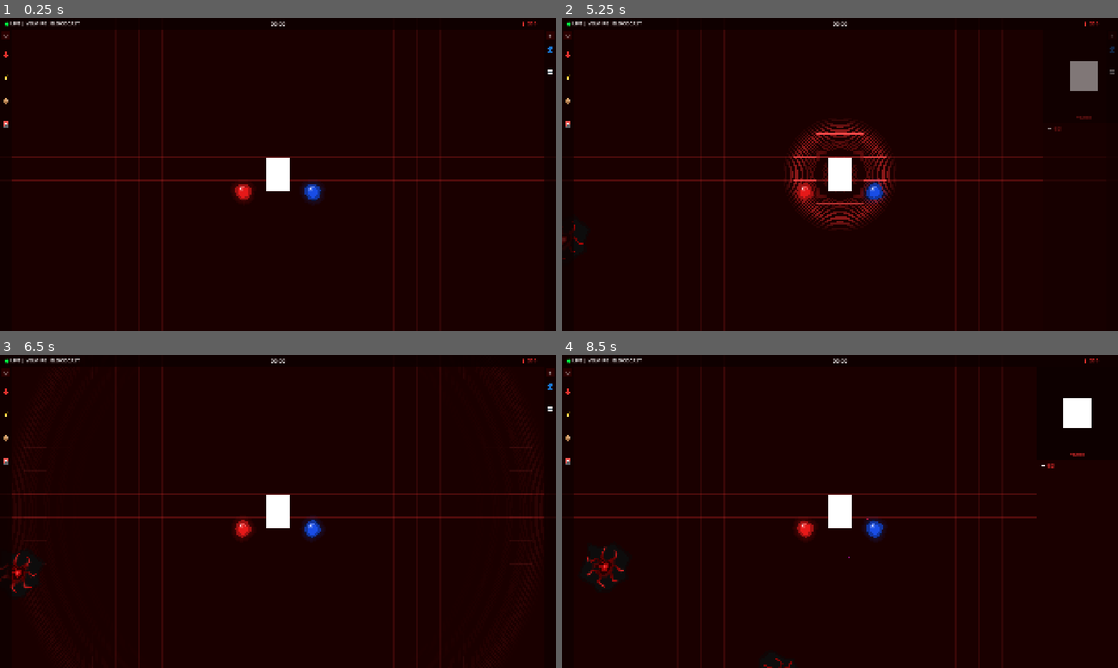
Above: before the commit, frames 1-4 (two rows, left to right).
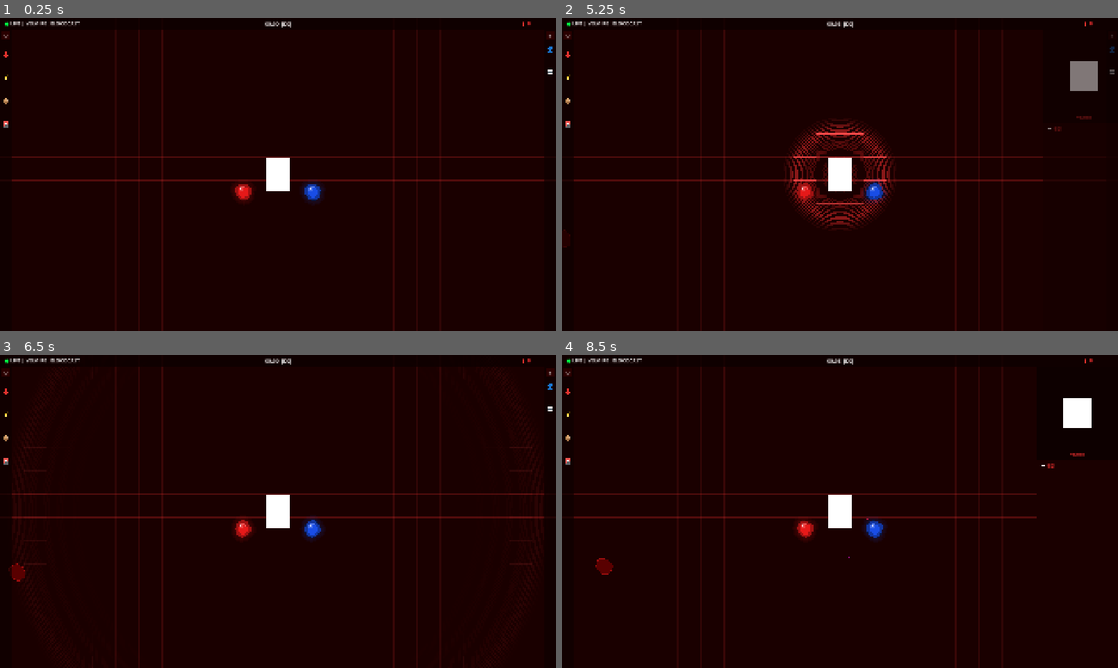
Above: after the commit, the same moments.

Repository: chalie-chariot/velmire
Game: Godot game, scene res://scenes/Main.tscn
Same seed, same stepped clock (60 frames per second), same inputs: the game is played once before the commit and once after it.
Inputs (mouse positions are in pixels of both pictures, inside the frame that each line leads up to):
- Up to frame 1 (0.25 s): no input
- Up to frame 2 (5.25 s): tap Enter at 0.5, 2, 3.5 s; move the mouse to (962, 158) at 0.52 s; hold Shift 0.53-1.25 s; click (962, 158) at 0.67 s; tap Space at 1.25, 2.75, 4.25 s; drag from (728, 190) to (812, 237) at 1.27 s; move the mouse to (895, 105) at 2.02 s; tap E at 2.1, 5.1 s; click (895, 105) at 2.17 s; drag from (812, 237) to (673, 127) at 2.77 s; move the mouse to (1006, 221) at 3.52 s; hold Shift 3.53-4.25 s; click (1006, 221) at 3.67 s; drag from (673, 127) to (756, 96) at 4.27 s; move the mouse to (867, 174) at 5.02 s; click (867, 174) at 5.17 s
- Up to frame 3 (6.5 s): drag from (194, 433) to (166, 527) at 5.77 s
- Up to frame 4 (8.5 s): move the mouse to (962, 495) at 6.52 s; hold Shift 6.53-7.25 s; click (962, 495) at 6.67 s; drag from (728, 527) to (812, 574) at 7.27 s; move the mouse to (895, 442) at 8.02 s; tap E at 8.1 s; click (895, 442) at 8.17 s

The runs differ from the first frame. In frame 1, less than 0.1% of the frame differs, in the area x 47-97%, y 1-4%; in frame 2, 0.1%; in frame 3, 0.4%; in frame 4, 0.4%, in the area x 4-97%, y 1-100%.

Commit message:
레벨 디자인 ver 01

Diff:
--- a/velmire/scripts/BloodEntityStage4.gd
+++ b/velmire/scripts/BloodEntityStage4.gd
@@ -15,6 +15,8 @@
 var _tendril_count: int = 7
 var _silhouette_pts: PackedVector2Array = []  # 다각형 실루엣
 var _nucleus_pts: PackedVector2Array = []    # 유기체 핵 (불규칙 형태)
+var _is_evolved: bool = false  # 4단계 이상: 촉수, 핵, 맥박 (0~3: 다각형만)
+var _difficulty: int = 0  # 난이도(단계) - 크기/색 구분용
 var _is_slowed: bool = false
 var _hp_bar_alpha: float = 0.0
 var _hp_bar_timer: float = 0.0
@@ -23,8 +25,9 @@
 func _ready() -> void:
 	add_to_group("blood_entities")
 	_generate_silhouette()
-	_generate_nucleus()
-	_generate_tendrils()
+	if _is_evolved:
+		_generate_nucleus()
+		_generate_tendrils()
 
 func _generate_silhouette() -> void:
 	_silhouette_pts.clear()
@@ -132,67 +135,76 @@
 		var glow_pts: PackedVector2Array = []
 		for p in smooth:
 			glow_pts.append(p * 1.12)
-		draw_colored_polygon(glow_pts, Color(0.04, 0.04, 0.04, 0.55))
-		draw_colored_polygon(smooth, Color(0.05, 0.05, 0.05, 0.95))
+		if _is_evolved:
+			draw_colored_polygon(glow_pts, Color(0.04, 0.04, 0.04, 0.55))
+			draw_colored_polygon(smooth, Color(0.05, 0.05, 0.05, 0.95))
+		else:
+			draw_colored_polygon(glow_pts, Color(0.35, 0.03, 0.03, 0.6))
+			draw_colored_polygon(smooth, Color(0.42, 0.04, 0.04, 0.98))
 	else:
-		draw_circle(Vector2.ZERO, radius * 1.15, Color(0.04, 0.04, 0.04, 0.55))
-		draw_circle(Vector2.ZERO, radius * 0.95, Color(0.05, 0.05, 0.05, 0.95))
-
-	for tendril in _tendrils:
-		var phase: float = tendril.phase
-		var w_base: float = tendril.width_base
-		var curl: float = tendril.curl
-
-		var animated_ctrl: Array = []
-		for k in range(tendril.ctrl.size()):
-			var base_pt: Vector2 = tendril.ctrl[k]
-			var t: float = float(k) / (tendril.ctrl.size() - 1)
-			var wave: float = sin(_time * 2.2 + phase + k * 1.2) * (5.0 * t)
-			wave += sin(_time * 1.5 + phase * 0.7 + k * 1.5) * (3.0 * t)
-			var perp: Vector2 = base_pt.normalized().rotated(PI/2 + curl)
-			animated_ctrl.append(base_pt + perp * wave)
-
-		var pts: PackedVector2Array = _get_catmull_pts(animated_ctrl)
-		var total_len: float = 0.0
-		for i in range(pts.size() - 1):
-			total_len += pts[i].distance_to(pts[i+1])
-
-		var seg_len: float = 0.0
-		for i in range(pts.size() - 1):
-			seg_len += pts[i].distance_to(pts[i+1])
-			var t: float = seg_len / total_len
-			var w: float = w_base * (2.0 - 1.7 * t)
-			w = max(w, 1.2)
-			var outline_col: Color = Color(0.55, 0.02, 0.02, 0.98).lerp(Color(0.02, 0.0, 0.0, 0.98), 1.0 - t)
-			draw_line(pts[i], pts[i+1], outline_col, w + 2.0)
-
-		seg_len = 0.0
-		for i in range(pts.size() - 1):
-			seg_len += pts[i].distance_to(pts[i+1])
-			var t: float = seg_len / total_len
-			var w: float = w_base * (2.0 - 1.7 * t)
-			w = max(w, 1.2)
-			var line_col: Color = Color(0.65 + t * 0.1, 0.02, 0.02, 0.95).lerp(Color(0.03, 0.0, 0.0, 0.95), 1.0 - t)
-			draw_line(pts[i], pts[i+1], line_col, w)
-
-		if _pulsing:
-			var pulse_pos: float = clampf(_pulse_radius / (radius * 1.2), 0.0, 1.0)
-			var pulse_width: float = 0.28
+		if _is_evolved:
+			draw_circle(Vector2.ZERO, radius * 1.15, Color(0.04, 0.04, 0.04, 0.55))
+			draw_circle(Vector2.ZERO, radius * 0.95, Color(0.05, 0.05, 0.05, 0.95))
+		else:
+			draw_circle(Vector2.ZERO, radius * 1.15, Color(0.35, 0.03, 0.03, 0.6))
+			draw_circle(Vector2.ZERO, radius * 0.95, Color(0.42, 0.04, 0.04, 0.98))
+
+	if _is_evolved:
+		for tendril in _tendrils:
+			var phase: float = tendril.phase
+			var w_base: float = tendril.width_base
+			var curl: float = tendril.curl
+
+			var animated_ctrl: Array = []
+			for k in range(tendril.ctrl.size()):
+				var base_pt: Vector2 = tendril.ctrl[k]
+				var t: float = float(k) / (tendril.ctrl.size() - 1)
+				var wave: float = sin(_time * 2.2 + phase + k * 1.2) * (5.0 * t)
+				wave += sin(_time * 1.5 + phase * 0.7 + k * 1.5) * (3.0 * t)
+				var perp: Vector2 = base_pt.normalized().rotated(PI/2 + curl)
+				animated_ctrl.append(base_pt + perp * wave)
+
+			var pts: PackedVector2Array = _get_catmull_pts(animated_ctrl)
+			var total_len: float = 0.0
+			for i in range(pts.size() - 1):
+				total_len += pts[i].distance_to(pts[i+1])
+
+			var seg_len: float = 0.0
+			for i in range(pts.size() - 1):
+				seg_len += pts[i].distance_to(pts[i+1])
+				var t: float = seg_len / total_len
+				var w: float = w_base * (2.0 - 1.7 * t)
+				w = max(w, 1.2)
+				var outline_col: Color = Color(0.55, 0.02, 0.02, 0.98).lerp(Color(0.02, 0.0, 0.0, 0.98), 1.0 - t)
+				draw_line(pts[i], pts[i+1], outline_col, w + 2.0)
+
 			seg_len = 0.0
 			for i in range(pts.size() - 1):
 				seg_len += pts[i].distance_to(pts[i+1])
 				var t: float = seg_len / total_len
-				var dist_to_pulse: float = abs(t - pulse_pos)
-				var pulse_glow: float = max(0.0, 1.0 - dist_to_pulse / pulse_width) * _pulse_alpha
-				if pulse_glow > 0.02:
-					var w: float = w_base * (2.0 - 1.7 * t) * 0.7
-					w = max(w, 1.0)
-					var glow_col: Color = Color(1.0, 0.35, 0.35, clampf(pulse_glow * 1.1, 0.0, 1.0)).lerp(Color(0.35, 0.02, 0.02, pulse_glow * 0.6), 1.0 - t)
-					draw_line(pts[i], pts[i+1], Color(0.9, 0.15, 0.15, pulse_glow * 0.25), w + 10.0)
-					draw_line(pts[i], pts[i+1], Color(1.0, 0.2, 0.2, glow_col.a * 0.45), w + 4.0)
-					draw_line(pts[i], pts[i+1], glow_col, w)
-
-	if _nucleus_pts.size() >= 3:
+				var w: float = w_base * (2.0 - 1.7 * t)
+				w = max(w, 1.2)
+				var line_col: Color = Color(0.65 + t * 0.1, 0.02, 0.02, 0.95).lerp(Color(0.03, 0.0, 0.0, 0.95), 1.0 - t)
+				draw_line(pts[i], pts[i+1], line_col, w)
+
+			if _pulsing:
+				var pulse_pos: float = clampf(_pulse_radius / (radius * 1.2), 0.0, 1.0)
+				var pulse_width: float = 0.28
+				seg_len = 0.0
+				for i in range(pts.size() - 1):
+					seg_len += pts[i].distance_to(pts[i+1])
+					var t: float = seg_len / total_len
+					var dist_to_pulse: float = abs(t - pulse_pos)
+					var pulse_glow: float = max(0.0, 1.0 - dist_to_pulse / pulse_width) * _pulse_alpha
+					if pulse_glow > 0.02:
+						var w: float = w_base * (2.0 - 1.7 * t) * 0.7
+						w = max(w, 1.0)
+						var glow_col: Color = Color(1.0, 0.35, 0.35, clampf(pulse_glow * 1.1, 0.0, 1.0)).lerp(Color(0.35, 0.02, 0.02, pulse_glow * 0.6), 1.0 - t)
+						draw_line(pts[i], pts[i+1], Color(0.9, 0.15, 0.15, pulse_glow * 0.25), w + 10.0)
+						draw_line(pts[i], pts[i+1], Color(1.0, 0.2, 0.2, glow_col.a * 0.45), w + 4.0)
+						draw_line(pts[i], pts[i+1], glow_col, w)
+
+	if _is_evolved and _nucleus_pts.size() >= 3:
 		var wobble: float = 0.02 * sin(_time * 2.5)
 		var outer: PackedVector2Array = []
 		var mid: PackedVector2Array = []
@@ -218,7 +230,7 @@
 		draw_circle(core_offset, radius * 0.12, Color(0.7, 0.0, 0.0, 0.4))
 		draw_circle(core_offset, radius * 0.08, Color(0.9, 0.1, 0.1, 0.55))
 		draw_circle(core_offset, radius * 0.06, Color(0.95, 0.25, 0.25, 0.85))
-	else:
+	elif _is_evolved:
 		draw_circle(Vector2.ZERO, radius * 0.5, Color(0.5, 0.0, 0.0, 0.25))
 		draw_circle(Vector2.ZERO, radius * 0.4, Color(0.55, 0.0, 0.0, 0.38))
 		draw_circle(Vector2.ZERO, radius * 0.32, Color(0.15, 0.0, 0.0, 1.0))
@@ -309,4 +321,4 @@
 		var drop = drop_scene.instantiate()
 		get_parent().add_child(drop)
 		var drop_value: float = max(1.0, max_hp / 60.0)
-		drop.setup(global_position, drop_value, target_pos, true)
+		drop.setup(global_position, drop_value, target_pos, _is_evolved)
--- a/velmire/scripts/Main.gd
+++ b/velmire/scripts/Main.gd
@@ -5,6 +5,7 @@
 @onready var _vignette: ColorRect = $CanvasLayer/VignetteOverlay
 @onready var _live_dot: Label = $CanvasLayer/TopBar/LiveDot
 @onready var _blood_label: Label = $CanvasLayer/TopBar/BloodLabel
+@onready var _timer_label: Label = $CanvasLayer/TopBar/TimerLabel
 @onready var _tooltip: ColorRect = $CanvasLayer/TooltipBar
 @onready var _tip_name: Label = $CanvasLayer/TooltipBar/NodeName
 @onready var _tip_desc: Label = $CanvasLayer/TooltipBar/NodeDesc
@@ -249,6 +250,8 @@
 	if ResourceManager:
 		ResourceManager.difficulty = difficulty
 
+	_timer_label.text = "%02d:%02d  [D%d]" % [int(_elapsed_time) / 60, int(_elapsed_time) % 60, difficulty]
+
 	_blink_timer += delta
 	if _blink_timer >= 0.8:
 		_blink_timer = 0.0
@@ -330,21 +333,18 @@
 
 func _spawn_blood_entity() -> void:
 	var difficulty: int = int(_elapsed_time / 30.0)
-	# 혈체 테스트: 4단계(Stage4)부터 스폰
-	var entity = preload("res://scenes/BloodEntityStage4.tscn").instantiate()
+	ResourceManager.difficulty = difficulty
+
+	var entity: Node2D
+	if difficulty >= 4:
+		var stage4_scene = preload("res://scenes/BloodEntityStage4.tscn")
+		entity = stage4_scene.instantiate()
+		entity._is_evolved = true
+		entity._difficulty = difficulty
+	else:
+		entity = blood_entity_scene.instantiate()
 
 	entity.add_to_group("blood_entities")
-
-	entity.max_hp = 60.0 + difficulty * 20.0
-	entity.hp = entity.max_hp
-	entity.speed = 45.0 + difficulty * 7.0
-	# Stage4: 기혈 - 동일 스케일 (radius 85 + diff)
-	entity.radius = 85.0 + difficulty * 2.0
-	if entity.has_method("_generate_points"):
-		entity._generate_points()
-	elif entity.has_method("_generate_tendrils"):
-		entity._generate_tendrils()
-
 	var coffin_center: Vector2 = _coffin_rect.global_position + _coffin_rect.size / 2
 
 	var side: int = randi() % 4
@@ -357,12 +357,29 @@
 
 	entity.global_position = pos
 	entity.target = coffin_center
+	entity.radius = 27.0 + difficulty * 2.0
+	entity.max_hp = 60.0 + difficulty * 20.0
+	entity.hp = entity.max_hp
+	entity.speed = 45.0 + difficulty * 7.0
+	if entity.get("_damage_bar_ratio") != null:
+		entity._damage_bar_ratio = 1.0
+
+	if entity.has_method("_generate_points"):
+		entity._generate_points()
+	elif entity.has_method("_generate_tendrils"):
+		entity._generate_tendrils()
+
 	$EntityLayer.add_child(entity)
 
 func _check_coffin_collision() -> void:
 	var coffin_rect: Rect2 = Rect2(_coffin_rect.global_position, _coffin_rect.size)
 	for entity in get_tree().get_nodes_in_group("blood_entities"):
-		if coffin_rect.has_point(entity.global_position):
+		var r: float = entity.radius if "radius" in entity else 30.0
+		var expanded: Rect2 = Rect2(
+			coffin_rect.position - Vector2(r, r),
+			coffin_rect.size + Vector2(r * 2, r * 2)
+		)
+		if expanded.has_point(entity.global_position):
 			entity.remove_from_group("blood_entities")
 			entity.queue_free()
 			coffin_hp -= 10.0
--- a/velmire/scripts/ResourceManager.gd
+++ b/velmire/scripts/ResourceManager.gd
@@ -4,10 +4,10 @@
 signal blood_changed(new_value: int)
 signal special_changed(new_value: float)
 
-var blood: int = 200  # 테스트용 초기값
+var blood: int = 0
 var special: float = 0.0
 var node_fragments: int = 0
-var difficulty: int = 0
+var difficulty: int = 0  # 0단계부터 시작
 
 
 func _ready() -> void:
